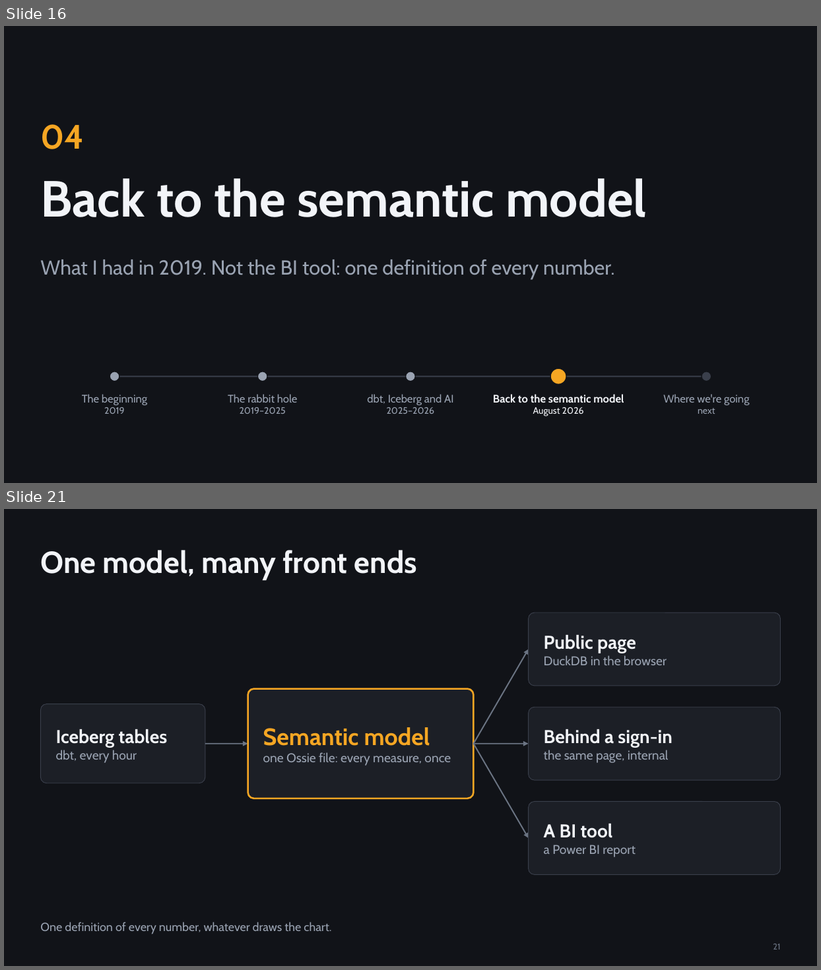
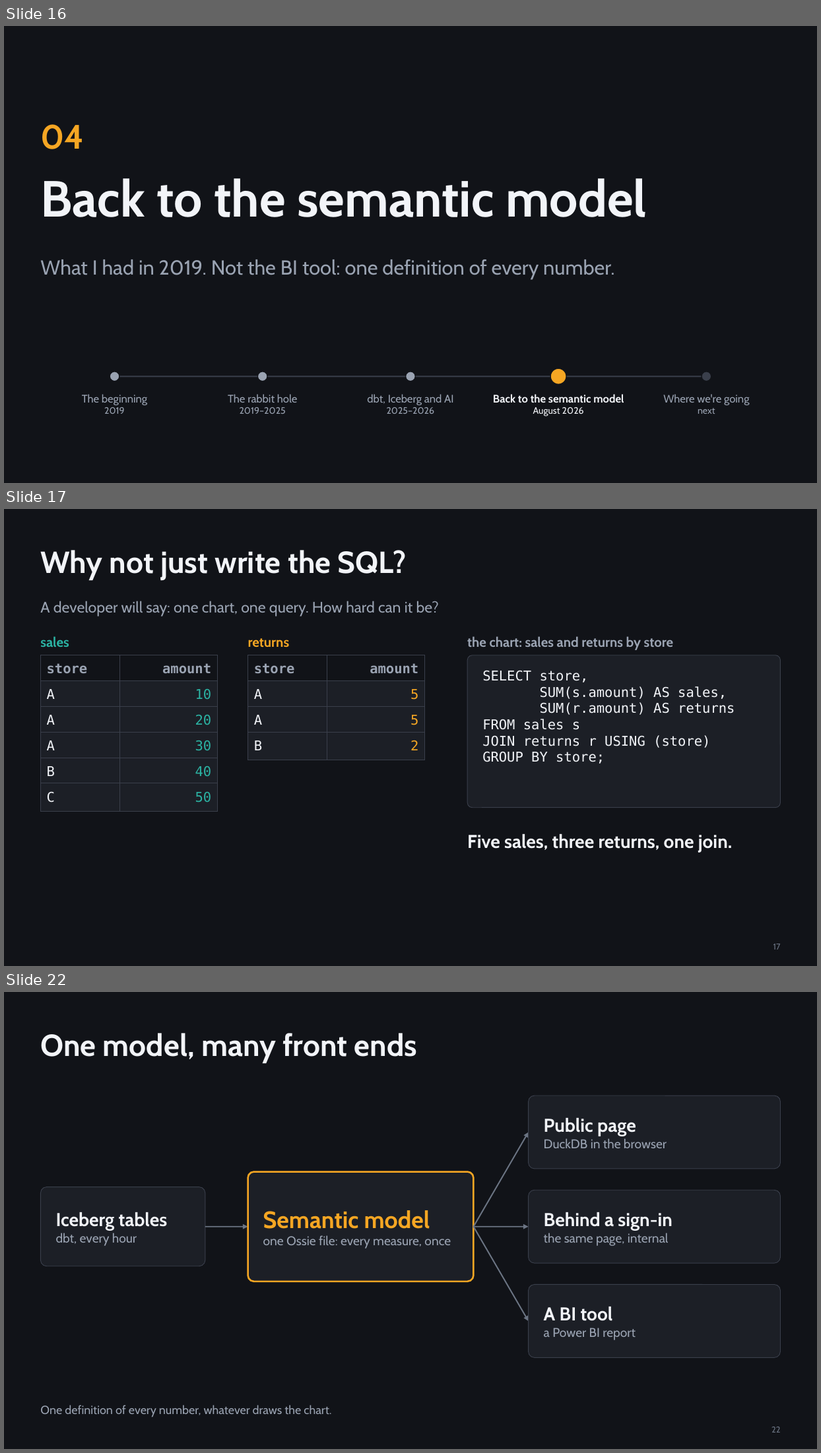
Before and after one commit to djouallah/presentations, a slide deck: analytics-as-code/analytics-as-code.pptx. Shown one above the other, each under a label of ours: slides 16 and 21 before the commit, slides 16, 17 and 22 after it; the slides between them are not shown. The pictures are 821x970 and 821x1453 pixels, drawn with LibreOffice and Linux fonts; fonts in the diff are those of the drawing. Boxes give left, top, right and bottom in pixels: in the first picture for what was removed or moved away, otherwise in the second. Text is boxed around its words. In the diff, an @@ line names an element or a change of style, - is before the commit and + after.

```diff
--- a/analytics-as-code/analytics-as-code.pptx
+++ b/analytics-as-code/analytics-as-code.pptx
@@ slide 17 added at bbox=[4, 509, 817, 966], background #111318 @@
@@ title added at bbox=[40, 550, 407, 580], 36 pt, text #F2F4F8, bold @@
+Why not just write the SQL?
@@ text added at bbox=[40, 601, 439, 617], 18 pt, text #9AA3B2 @@
+A developer will say: one chart, one query. How hard can it be?
@@ text added at bbox=[40, 636, 69, 647], 16 pt, text #2BB3A3, bold @@
+sales
@@ text added at bbox=[248, 638, 290, 648], 16 pt, text #F5A623, bold @@
+returns
@@ text added at bbox=[467, 636, 674, 650], 16 pt, text #9AA3B2, bold @@
+the chart: sales and returns by store
@@ table added at bbox=[40, 656, 217, 681], 1 rows, 2 columns @@
+store | amount
@@ table added at bbox=[248, 656, 425, 681], 1 rows, 2 columns @@
+store | amount
@@ rounded rectangle added at bbox=[467, 656, 781, 808], fill #1C1F26, outline #3A3F4B 0.75 pt @@
@@ table added at bbox=[40, 681, 217, 706], 1 rows, 2 columns @@
+A | 10
@@ table added at bbox=[248, 681, 425, 706], 1 rows, 2 columns @@
+A | 5
@@ text added at bbox=[482, 670, 735, 764], 16 pt, text #F2F4F8 @@
+SELECT store,
+SUM(s.amount) AS sales,
+SUM(r.amount) AS returns
+FROM sales s
+JOIN returns r USING (store)
+GROUP BY store;
@@ table added at bbox=[40, 706, 217, 732], 1 rows, 2 columns @@
+A | 20
@@ table added at bbox=[248, 706, 425, 732], 1 rows, 2 columns @@
+A | 5
@@ table added at bbox=[40, 732, 217, 758], 1 rows, 2 columns @@
+A | 30
@@ table added at bbox=[248, 732, 425, 758], 1 rows, 2 columns @@
+B | 2
@@ table added at bbox=[40, 758, 217, 784], 1 rows, 2 columns @@
+B | 40
@@ table added at bbox=[40, 784, 217, 809], 1 rows, 2 columns @@
+C | 50
@@ text added at bbox=[467, 834, 732, 853], 22 pt, text #F2F4F8, bold @@
+Five sales, three returns, one join.
@@ page number added at bbox=[774, 944, 781, 950], 10 pt, text #6B7483 @@
+17
@@ what was slide 21 is now slide 22 @@
@@ page number at bbox=[772, 1427, 780, 1433]: text changed @@
-21
+22
```
Also in this commit, not shown: 1 slide changed, 4 other slides added, 4 slides removed, 5 other files.
